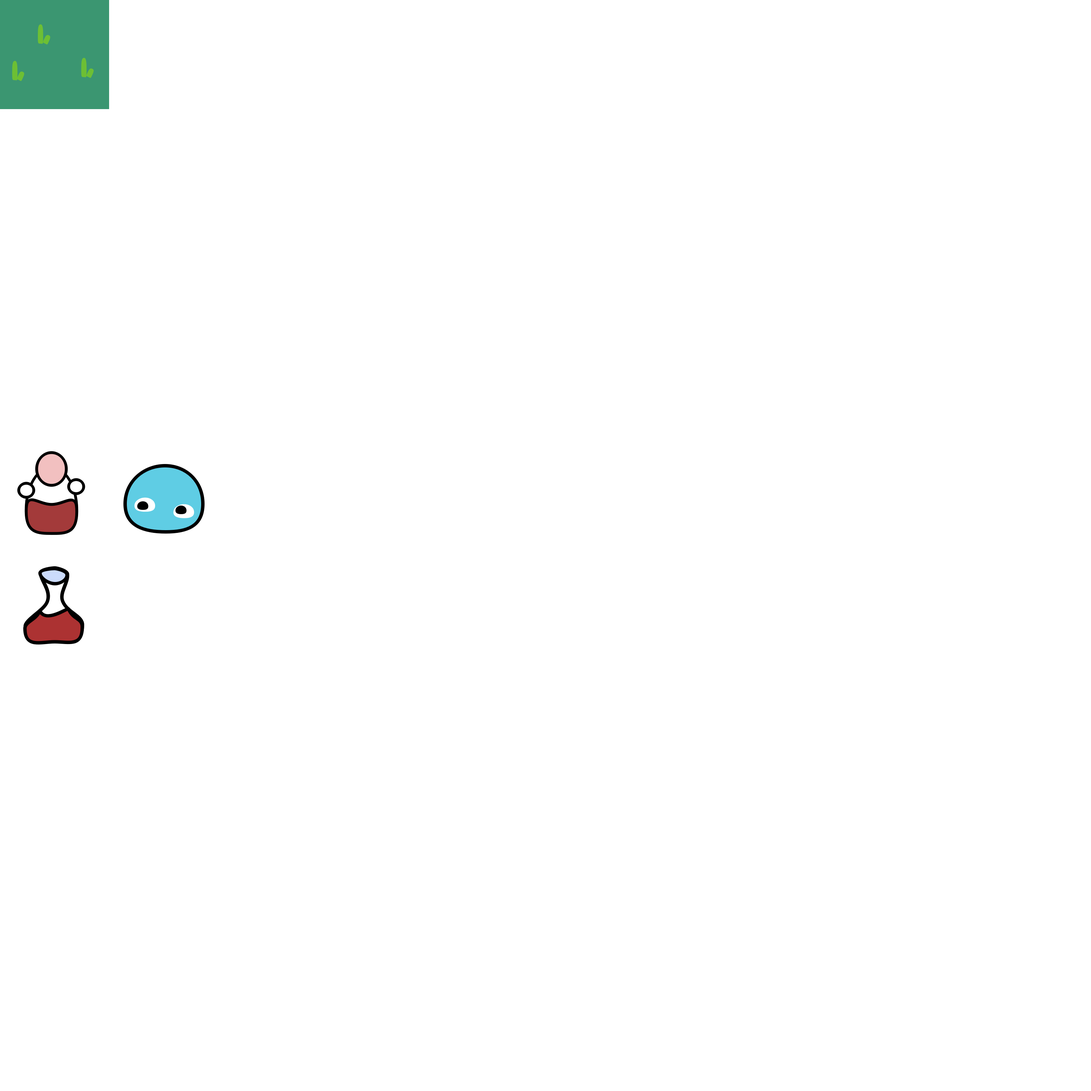
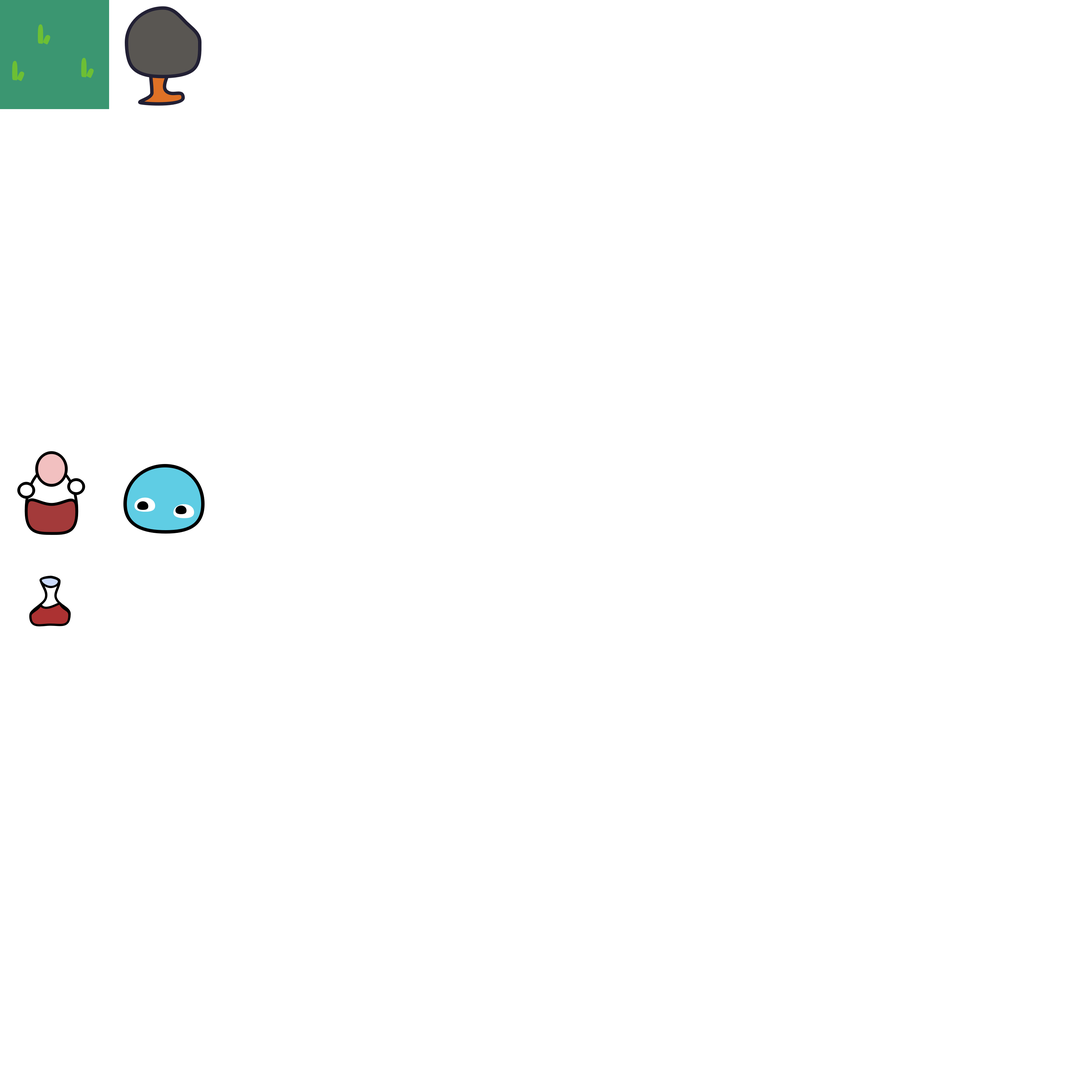
Layered file, before and after one edit (1091x1091). Changes by layer:
pixels changed over [23, 6, 202, 646] (layer not identified)
